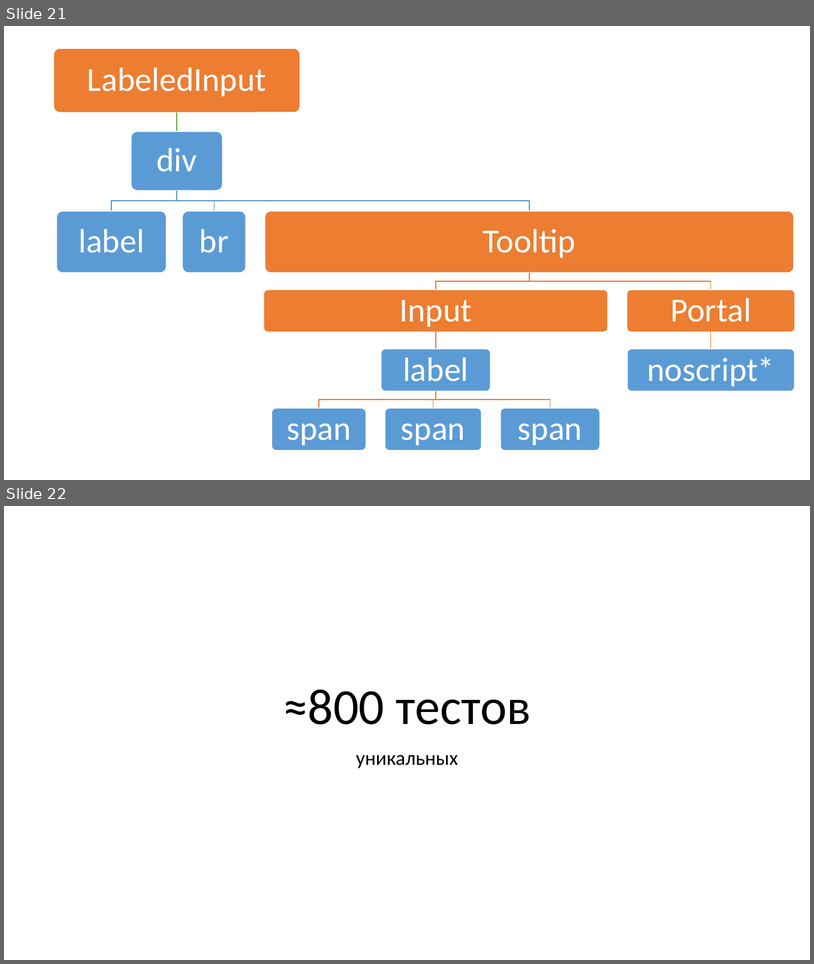
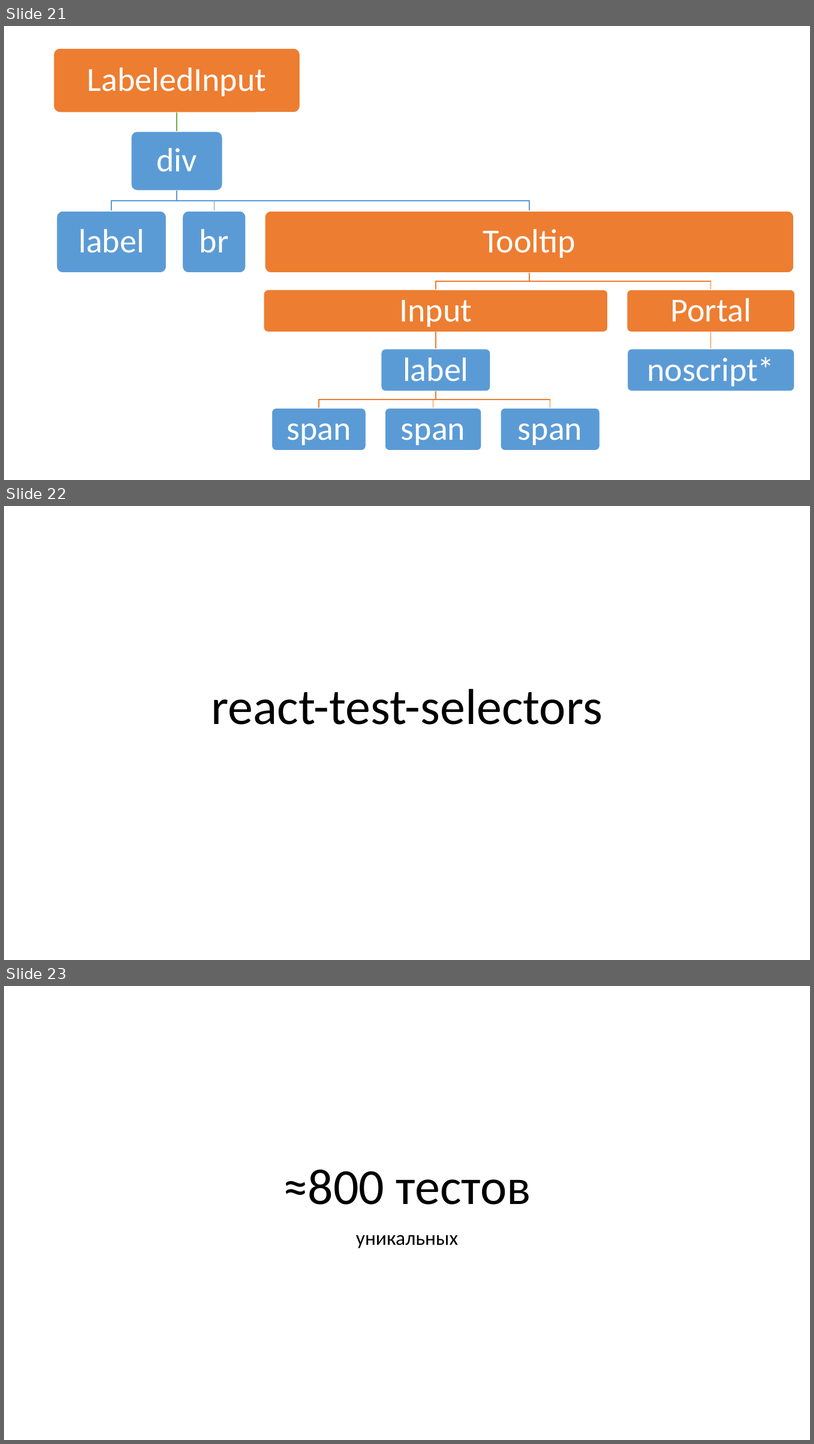
Before and after one commit to react-test-selector/react-test-selector.github.io, a slide deck: RTS.pptx. Shown one above the other, each under a label of ours: slides 21 and 22 before the commit, slides 21, 22 and 23 after it. The pictures are 814x964 and 814x1444 pixels, drawn with LibreOffice and Linux fonts; fonts in the diff are those of the drawing. Boxes give left, top, right and bottom in pixels: in the first picture for what was removed or moved away, otherwise in the second. Text is boxed around its words. In the diff, an @@ line names an element or a change of style, - is before the commit and + after.

Commit message:
Presentation

```diff
--- a/RTS.pptx
+++ b/RTS.pptx
@@ slide 22 added at (x1=4, y1=506, x2=810, y2=960), background #FFFFFF @@
@@ title added at (x1=212, y1=688, x2=603, y2=724), 60 pt, text #000000 @@
+react-test-selectors
@@ what was slide 22 is now slide 23 @@
```
